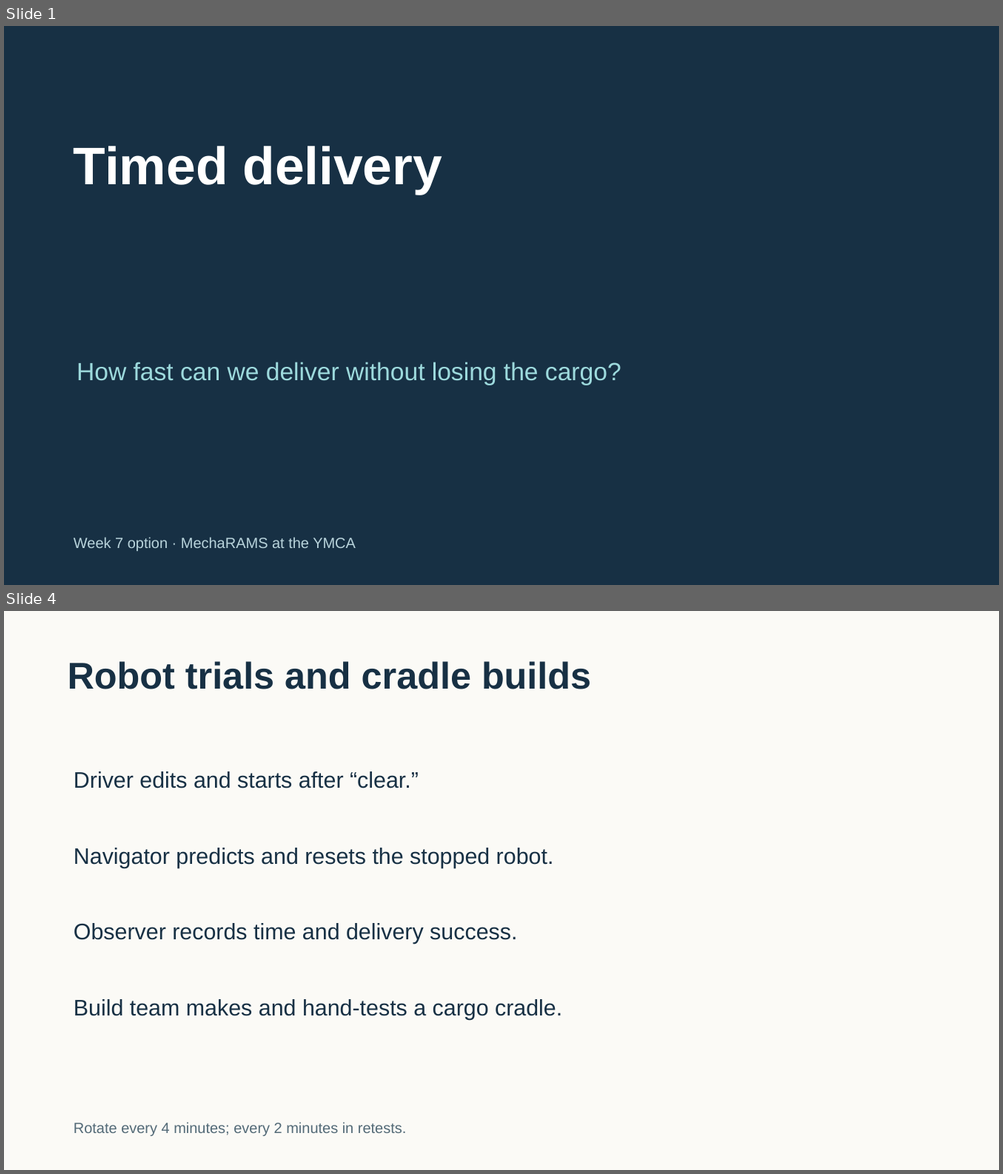
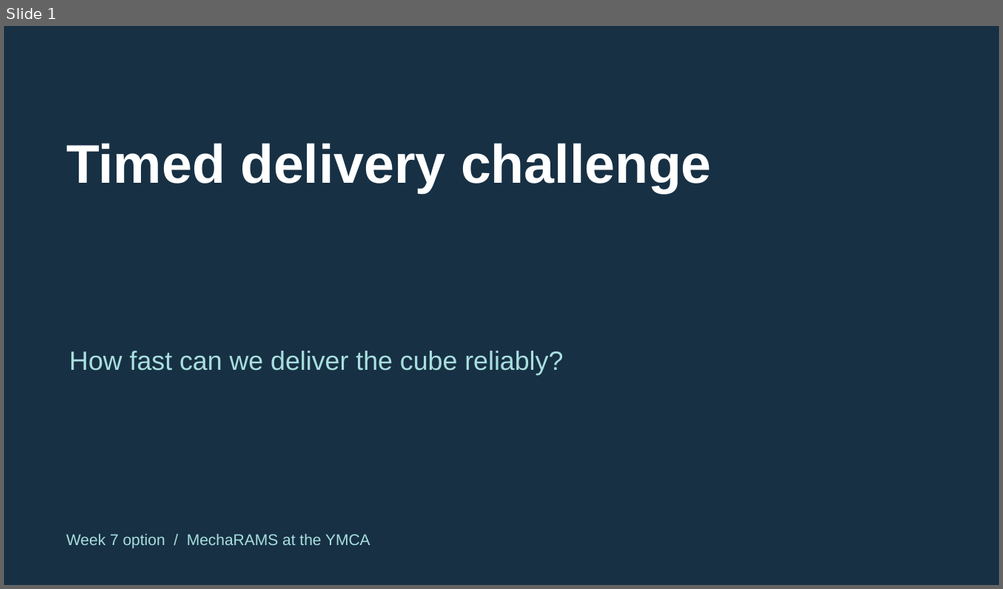
Before and after one commit to FRC999/YMCA-SPIKE-education, a slide deck: 03_Presentations/W07_speed_trial.pptx. Shown one above the other, each under a label of ours: slides 1 and 4 before the commit, slide 1 after it; the slides between them are not shown. The pictures are 1003x1174 and 1003x589 pixels, drawn with LibreOffice and Linux fonts; fonts in the diff are those of the drawing. Boxes give left, top, right and bottom in pixels: in the first picture for what was removed or moved away, otherwise in the second. Text is boxed around its words. In the diff, an @@ line names an element or a change of style, - is before the commit and + after.

Commit message:
Teach Week 7 timed delivery on the printed course

```diff
--- a/03_Presentations/W07_speed_trial.pptx
+++ b/03_Presentations/W07_speed_trial.pptx
@@ slide 4 removed at (x1=4, y1=611, x2=999, y2=1170), background #FBFAF6 @@
@@ text removed at (x1=68, y1=661, x2=591, y2=689) @@
-Robot trials and cradle builds
@@ text removed at (x1=74, y1=772, x2=418, y2=789) @@
-Driver edits and starts after “clear.”
@@ text removed at (x1=74, y1=848, x2=554, y2=868) @@
-Navigator predicts and resets the stopped robot.
@@ text removed at (x1=74, y1=923, x2=517, y2=944) @@
-Observer records time and delivery success.
@@ text removed at (x1=74, y1=999, x2=562, y2=1020) @@
-Build team makes and hand-tests a cargo cradle.
@@ text removed at (x1=74, y1=1122, x2=406, y2=1136) @@
-Rotate every 4 minutes; every 2 minutes in retests.
@@ slide 1 changed as well @@
@@ text at (x1=66, y1=143, x2=711, y2=193): text changed; size 51 to 52.5 pt @@
-Timed delivery
+Timed delivery challenge
@@ text at (x1=69, y1=351, x2=563, y2=375): text changed; size 24 to 25.5 pt; text colour #9DDADD to #A9DFDF @@
-How fast can we deliver without losing the cargo?
+How fast can we deliver the cube reliably?
@@ text at (x1=66, y1=534, x2=370, y2=548): text changed; size 14.2 to 15 pt; text colour #B9D4DC to #A9DFDF @@
-Week 7 option · MechaRAMS at the YMCA
+Week 7 option / MechaRAMS at the YMCA
```
Also in this commit, not shown: 1 other slide changed, 4 slides added, 3 other slides removed, 8 other files.
